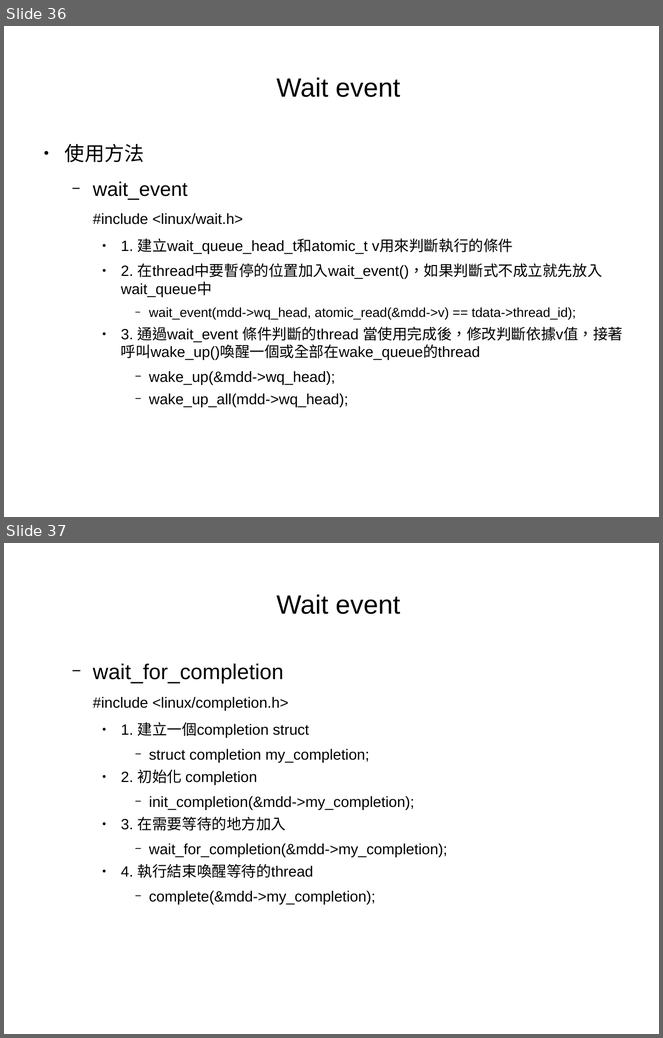
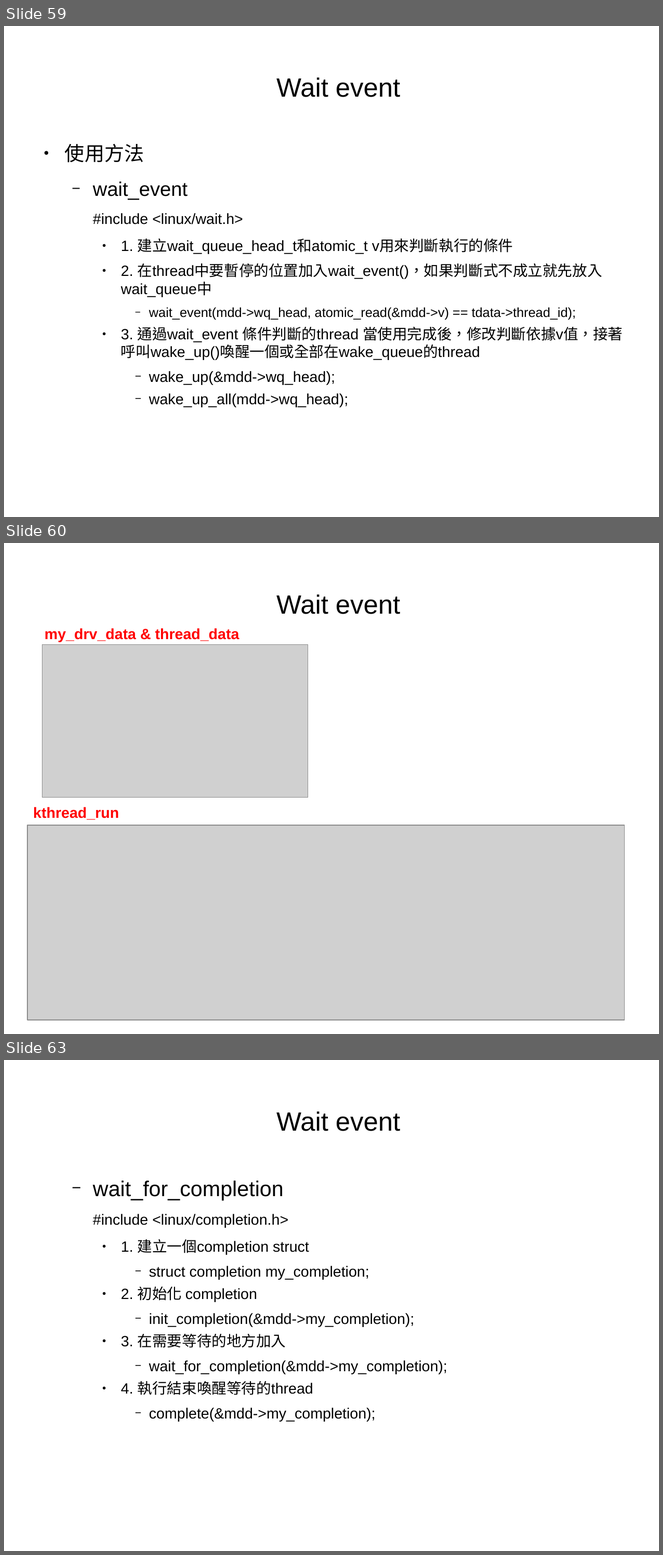
Before and after one commit to moumoon1203/linux_study, a slide deck: linux_study.odp. Shown one above the other, each under a label of ours: slides 36 and 37 before the commit, slides 59, 60 and 63 after it; the slides between them are not shown. The pictures are 663x1038 and 663x1555 pixels, drawn with LibreOffice and Linux fonts; fonts in the diff are those of the drawing; grey boxes stand for pictures. Boxes give left, top, right and bottom in pixels: in the first picture for what was removed or moved away, otherwise in the second. Text is boxed around its words. In the diff, an @@ line names an element or a change of style, - is before the commit and + after.

```diff
--- a/linux_study.odp
+++ b/linux_study.odp
@@ slide 60 added at [4, 543, 659, 1034], background #FFFFFF @@
@@ title added at [276, 594, 400, 614], 32 pt, text #000000 @@
+Wait event
@@ text added at [45, 628, 240, 642], 18 pt, text #FF0000, bold @@
+my_drv_data & thread_data
@@ picture added at [42, 645, 308, 797] @@
@@ text added at [33, 807, 119, 820], 18 pt, text #FF0000, bold @@
+kthread_run
@@ picture added at [27, 825, 625, 1020] @@
@@ what was slide 36 is now slide 59 @@
@@ what was slide 37 is now slide 63 @@
```
Also in this commit, not shown: 6 slides changed, 25 other slides added, 3 other files.
